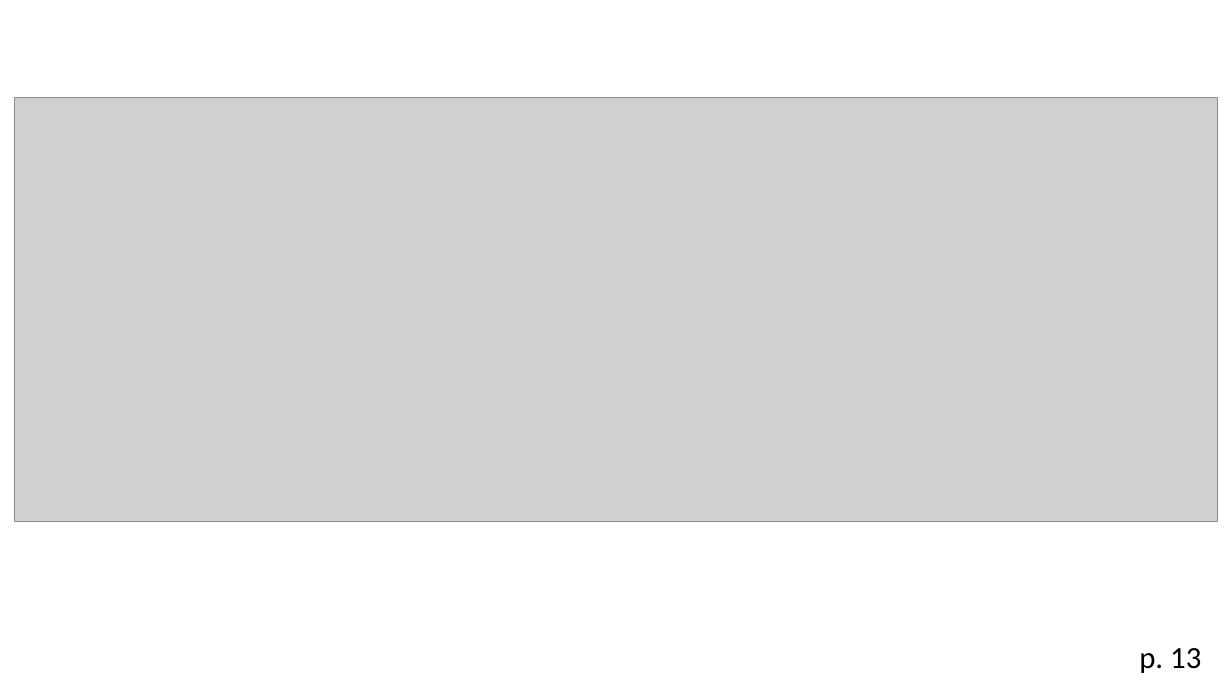
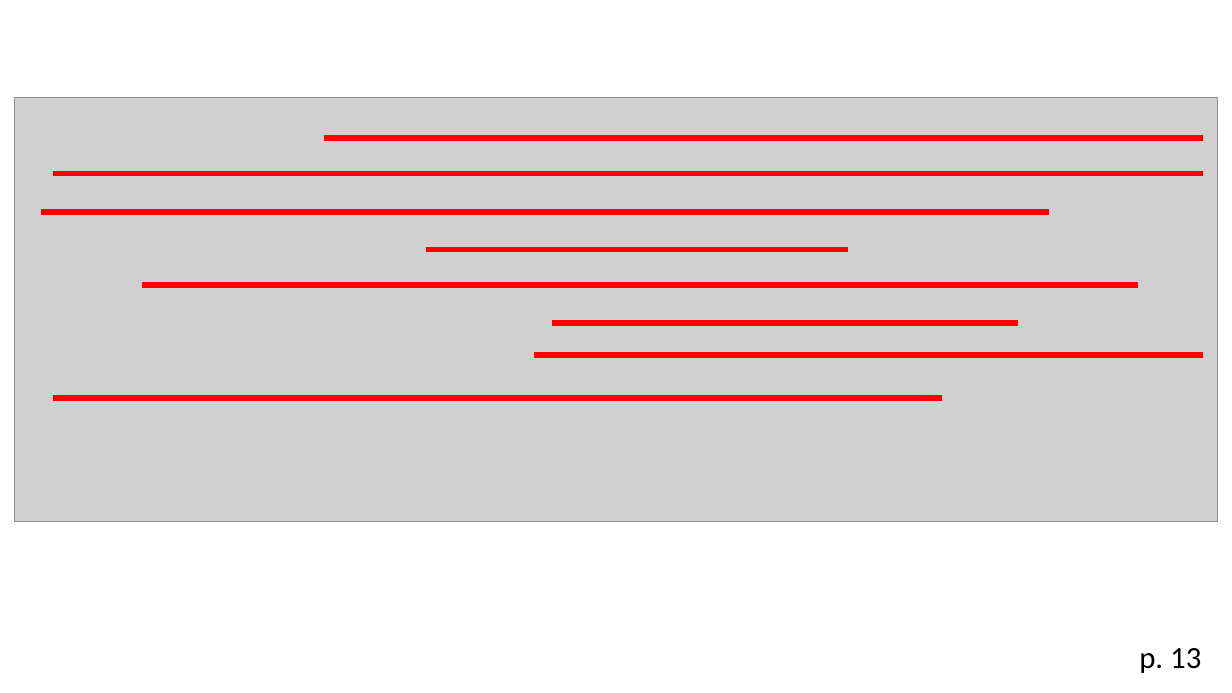
Before and after one commit to zaboltar/ArchaeologyJourney, a slide deck: slide 22 of DigSite/New Arcaism/uarm 2024 2/kant CRP prologo.pptx. Drawn at 1232x693 pixels with LibreOffice and Linux fonts; fonts in the diff are those of the drawing; grey boxes stand for pictures. Boxes give left, top, right and bottom in pixels: in the first picture for what was removed or moved away, otherwise in the second. Text is boxed around its words. In the diff, an @@ line names an element or a change of style, - is before the commit and + after.

```diff
--- a/DigSite/New Arcaism/uarm 2024 2/kant CRP prologo.pptx
+++ b/DigSite/New Arcaism/uarm 2024 2/kant CRP prologo.pptx
@@ line added from (324, 138) to (1203, 138), #FF0000 4.5 pt @@
@@ line added from (54, 174) to (1203, 174), #FF0000 4.5 pt @@
@@ line added from (42, 213) to (1049, 213), #FF0000 4.5 pt @@
@@ line added from (426, 250) to (848, 250), #FF0000 4.5 pt @@
@@ line added from (142, 285) to (1138, 285), #FF0000 4.5 pt @@
@@ line added from (552, 323) to (1019, 323), #FF0000 4.5 pt @@
@@ line added from (534, 355) to (1203, 355), #FF0000 4.5 pt @@
@@ line added from (54, 397) to (943, 397), #FF0000 4.5 pt @@
```
Also in this commit, not shown: 12 other slides changed, 7 other files.
